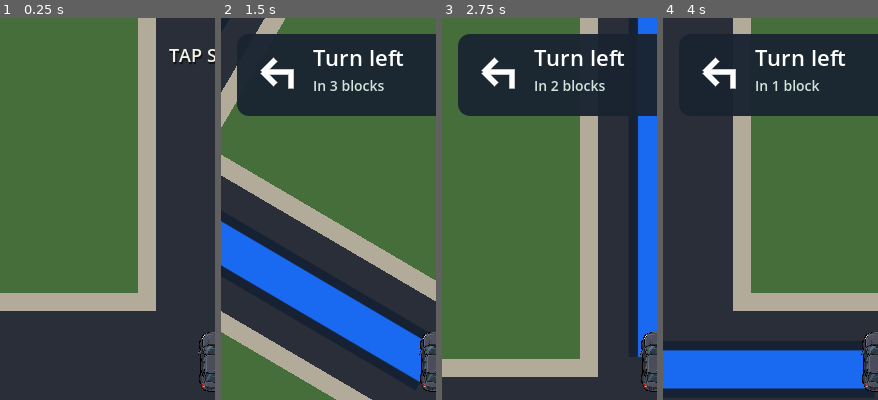
Above: before the commit, frames 1-4 (left to right).
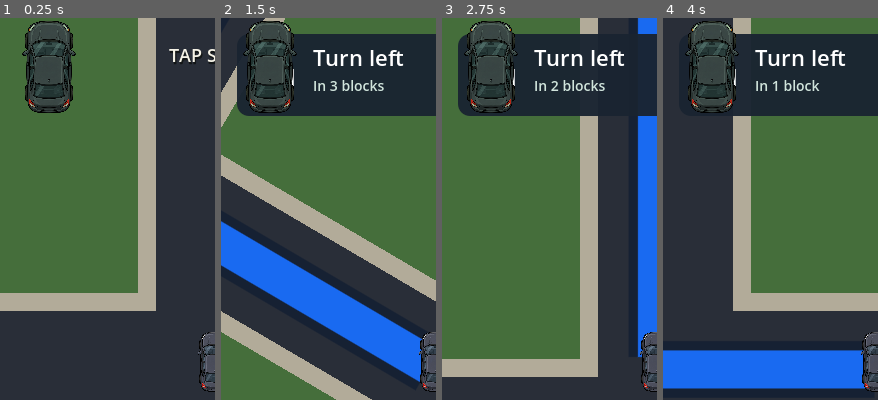
Above: after the commit, the same moments.

Repository: patrickcallahancomedy/comedian
Game: Godot game, scene res://scenes/drive/drive_module.tscn
The game is run twice, just before and just after one commit, with the same random seed, the same clock (stepped at 60 frames per second) and the same inputs.
Inputs (mouse positions are % of the whole screen's width and height, from its top left):
- Up to frame 1 (0.25 s): no input
- Up to frame 2 (1.5 s): click "START" at 0.5 s; tap Enter (ui_accept) at 1.25 s; move the mouse to (72, 45) at 1.27 s; hold Right from 1.28 s (still down); tap Space at 1.35 s; click (72, 45) at 1.42 s
- Up to frame 3 (2.75 s): tap Enter (ui_accept) at 1.52 s; release Right at 2 s; drag from (30, 55) to (45, 70) at 2.02 s
- Up to frame 4 (4 s): move the mouse to (60, 28) at 2.77 s; hold Right 2.78-3.5 s; tap Space at 2.85 s; click (60, 28) at 2.92 s; drag from (45, 70) to (20, 35) at 3.52 s
The pictures show only the part of the screen within x 0-50%, y 0-50%; the shares and areas given below are measured in that part.

The runs differ from the first frame. In frame 1, 5.0% of the frame differs, in the area x 10-36%, y 0-25%; in frame 2, 3.5%; in frame 3, 3.6%; in frame 4, 3.5%.

Commit message:
Add three reusable highway traffic car nodes

Diff:
--- a/godot/scenes/drive/drive_module.tscn
+++ b/godot/scenes/drive/drive_module.tscn
@@ -89,6 +89,46 @@
 expand_mode = 1
 stretch_mode = 5
 
+[node name="TrafficCars" type="Control" parent="."]
+z_index = 2
+layout_mode = 1
+anchors_preset = 15
+anchor_right = 1.0
+anchor_bottom = 1.0
+grow_horizontal = 2
+grow_vertical = 2
+mouse_filter = 2
+
+[node name="TrafficCarA" type="TextureRect" parent="TrafficCars"]
+layout_mode = 0
+offset_right = 98.0
+offset_bottom = 98.0
+mouse_filter = 2
+texture = ExtResource("1_car")
+expand_mode = 1
+stretch_mode = 5
+modulate = Color(0.72, 0.84, 1, 1)
+
+[node name="TrafficCarB" type="TextureRect" parent="TrafficCars"]
+layout_mode = 0
+offset_right = 98.0
+offset_bottom = 98.0
+mouse_filter = 2
+texture = ExtResource("1_car")
+expand_mode = 1
+stretch_mode = 5
+modulate = Color(0.95, 0.72, 0.68, 1)
+
+[node name="TrafficCarC" type="TextureRect" parent="TrafficCars"]
+layout_mode = 0
+offset_right = 98.0
+offset_bottom = 98.0
+mouse_filter = 2
+texture = ExtResource("1_car")
+expand_mode = 1
+stretch_mode = 5
+modulate = Color(0.76, 0.9, 0.74, 1)
+
 [node name="TouchControls" type="HBoxContainer" parent="." unique_id=162859420]
 z_index = 4
 layout_mode = 1
